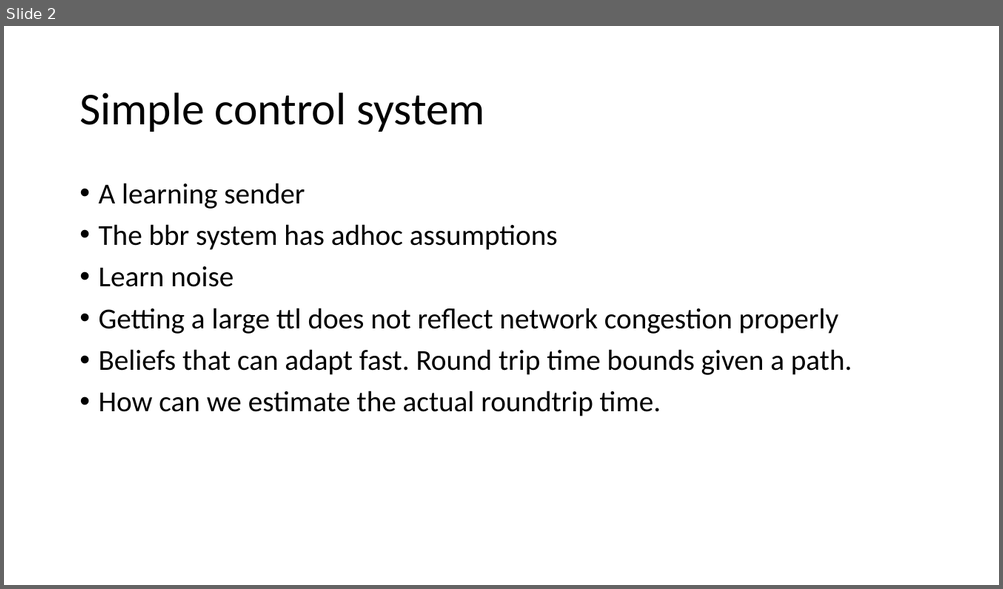
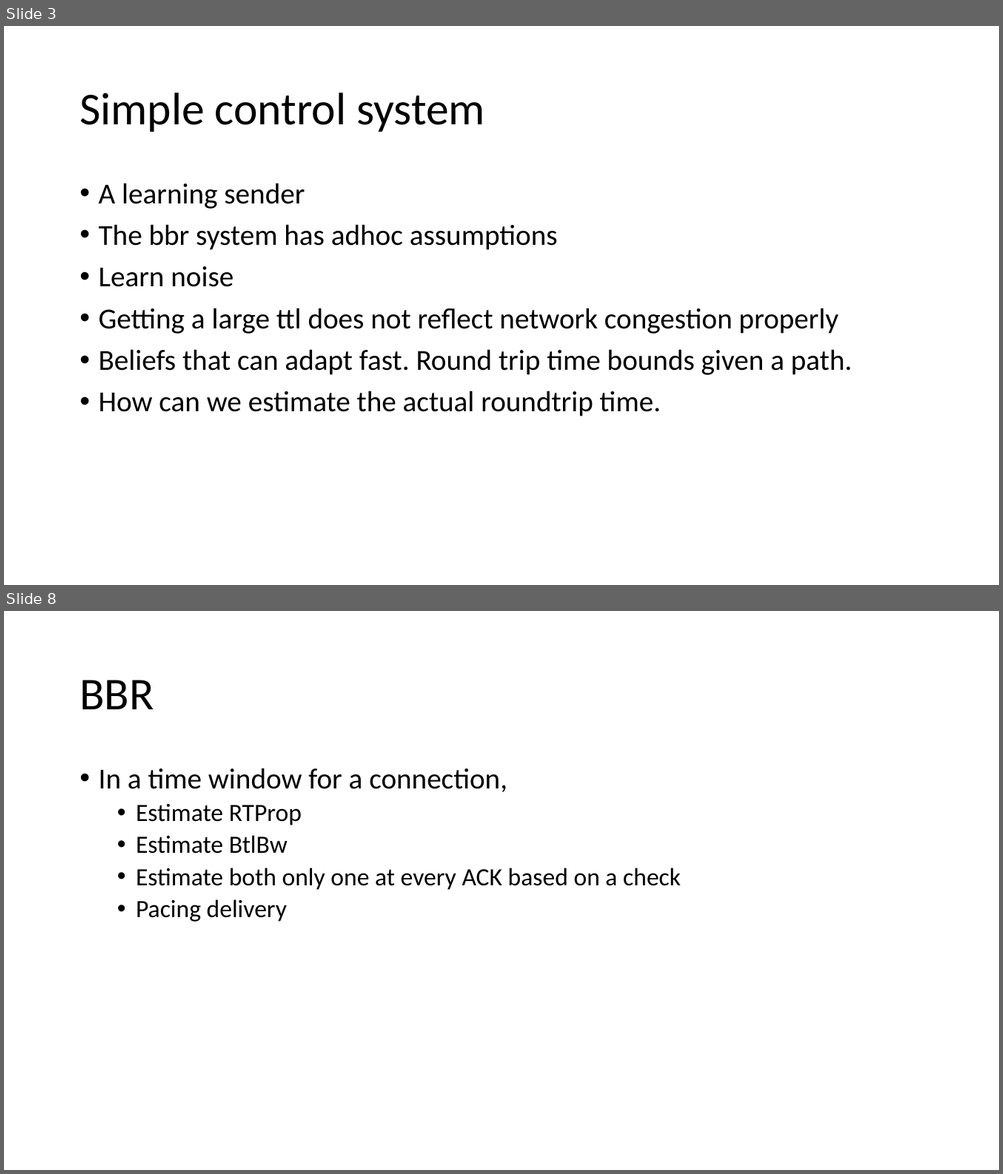
Before and after one commit to adhocmaster/netmad, a slide deck: docs/plan.pptx. Shown one above the other, each under a label of ours: slide 2 before the commit, slides 3 and 8 after it; the slides between them are not shown. The pictures are 1003x589 and 1003x1174 pixels, drawn with LibreOffice and Linux fonts; fonts in the diff are those of the drawing. Boxes give left, top, right and bottom in pixels: in the first picture for what was removed or moved away, otherwise in the second. Text is boxed around its words. In the diff, an @@ line names an element or a change of style, - is before the commit and + after.

```diff
--- a/docs/plan.pptx
+++ b/docs/plan.pptx
@@ slide 8 added at box(4, 611, 999, 1170), background #FFFFFF @@
@@ title added at box(79, 680, 153, 709), 44 pt, text #000000 @@
+BBR
@@ text added at box(99, 768, 680, 922), 24 pt, text #000000 @@
+• In a time window for a connection,
+  • Estimate RTProp
+  • Estimate BtlBw
+  • Estimate both only one at every ACK based on a check
+  • Pacing delivery
@@ what was slide 2 is now slide 3 @@
```
Also in this commit, not shown: 1 slide changed, 4 other slides added, 2 other files.
